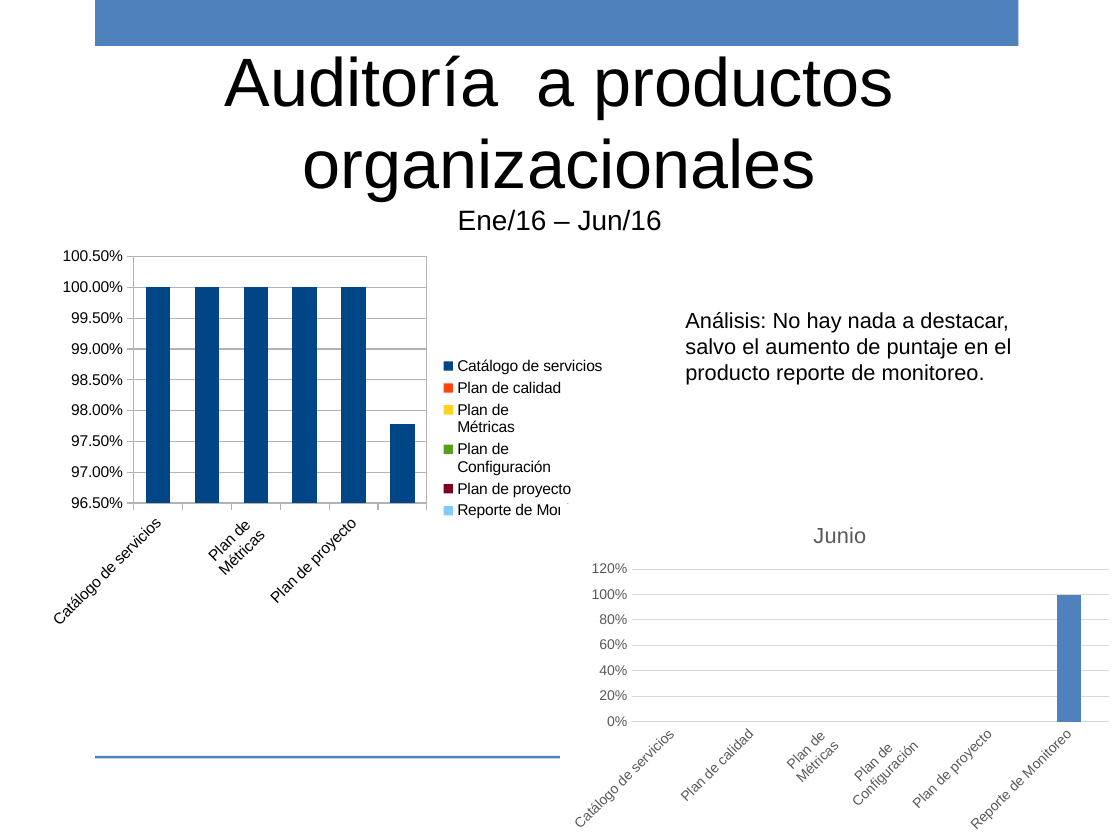
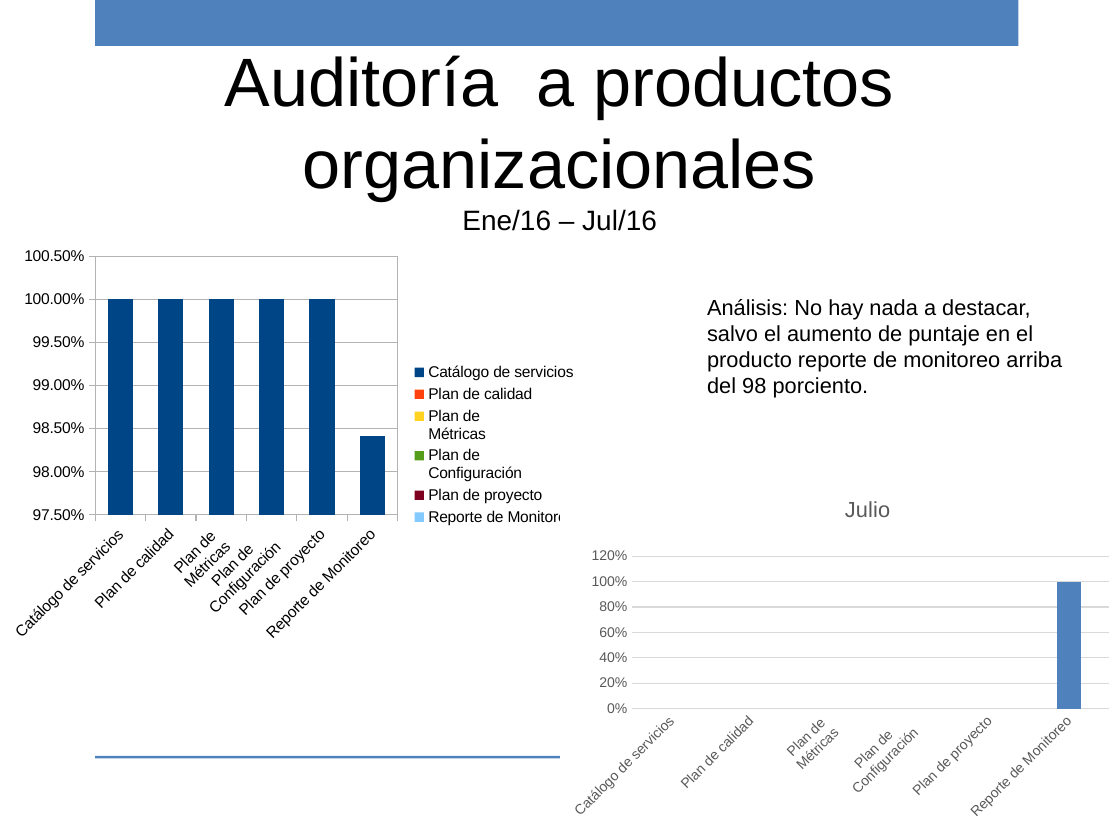
Before and after one commit to ricardo-novelasos/SOSQTP, a slide deck: slide 13 of Proyectos/2016/Métricas y monitoreo/Reporte_monitoreo_2016.pptx. Drawn at 1120x840 pixels with LibreOffice and Linux fonts; fonts in the diff are those of the drawing; background and template pictures are left out. Boxes give left, top, right and bottom in pixels: in the first picture for what was removed or moved away, otherwise in the second. Text is boxed around its words. In the diff, an @@ line names an element or a change of style, - is before the commit and + after.

Commit message:
Revision del mes de julio

```diff
--- a/Proyectos/2016/Métricas y monitoreo/Reporte_monitoreo_2016.pptx
+++ b/Proyectos/2016/Métricas y monitoreo/Reporte_monitoreo_2016.pptx
@@ text at <box>462,209,657,231</box>: text changed @@
-Ene/16 – Jun/16
+Ene/16 – Jul/16
@@ column chart: place and size @@
-column chart at <box>38,240,618,636</box>
+column chart at <box>0,240,589,651</box>
@@ text at <box>707,299,1062,398</box>: text changed @@
-Análisis: No hay nada a destacar, salvo el aumento de puntaje en el producto reporte de monitoreo.
+Análisis: No hay nada a destacar, salvo el aumento de puntaje en el producto reporte de monitoreo arriba del 98 porciento.
@@ column chart at <box>560,491,1120,827</box> @@
@@ title "Junio " to "Julio" @@
-Series 1: -, -, -, -, -, 1
+Julio: -, -, -, -, -, 1
@@ value axis changed @@
@@ column chart: place and size @@
-column chart at <box>560,504,1120,840</box>
+column chart at <box>560,491,1120,827</box>
```
Also in this commit, not shown: 19 other slides changed, 3 other files.
